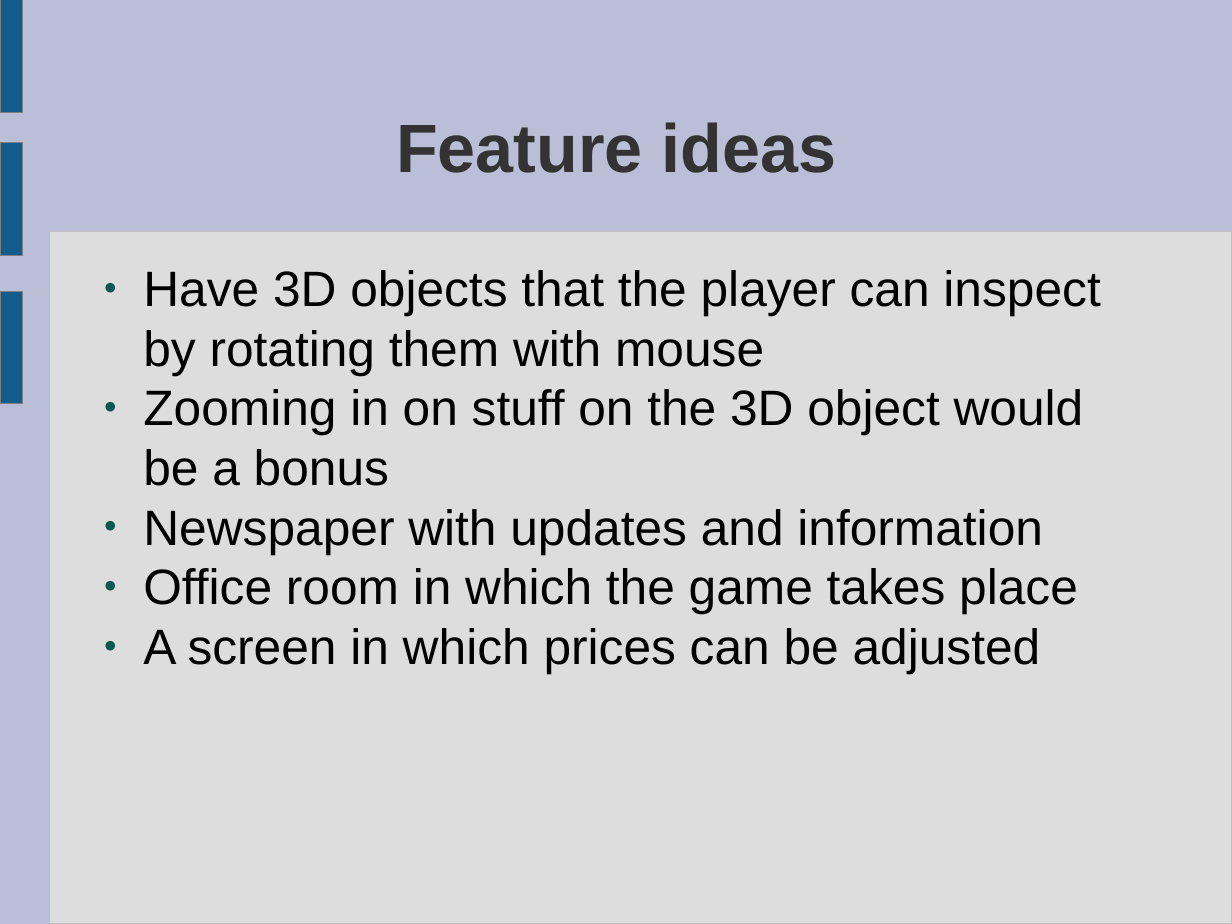
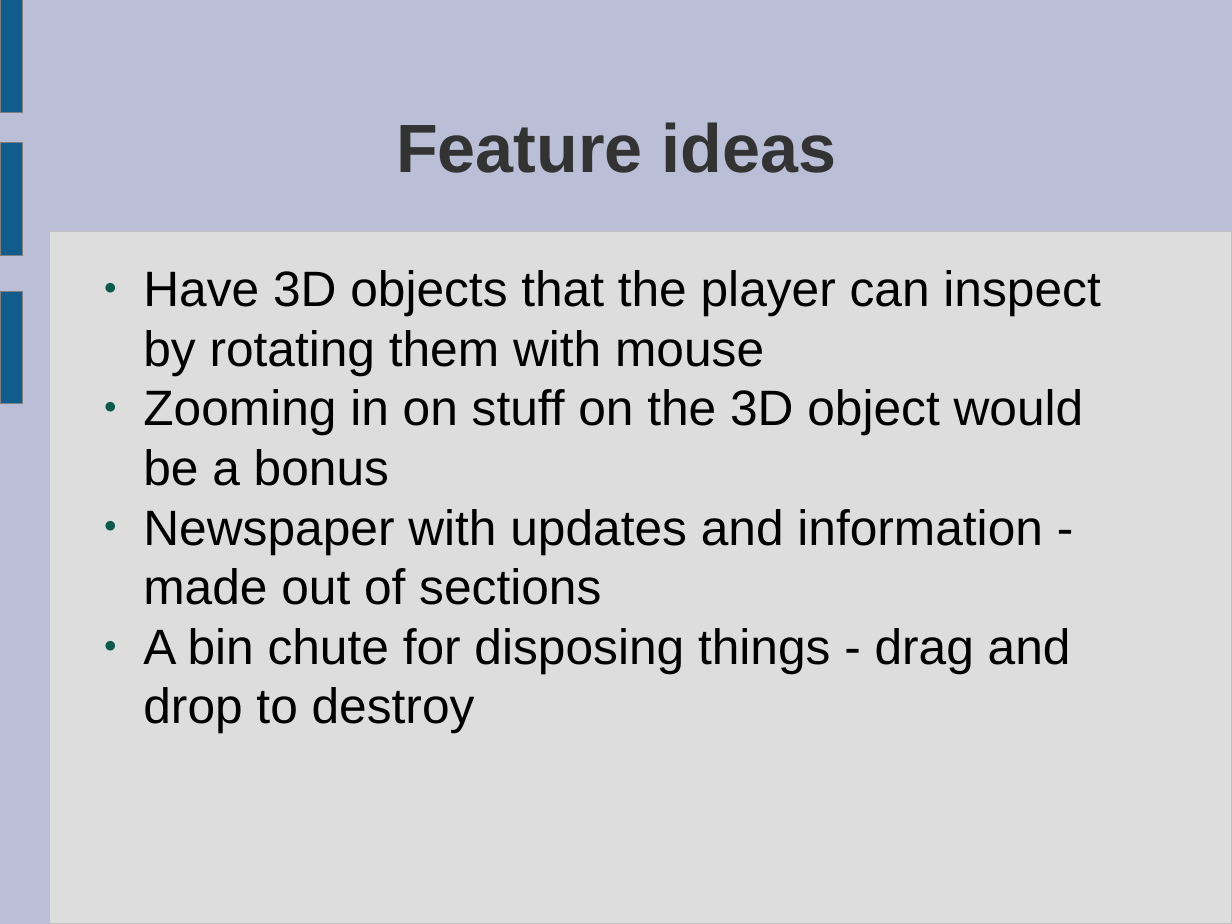
Before and after one commit to ktosox/JingleGameJam2024, a slide deck: slide 6 of GDD.odp. Drawn at 1232x924 pixels with LibreOffice and Linux fonts; fonts in the diff are those of the drawing. Boxes give left, top, right and bottom in pixels: in the first picture for what was removed or moved away, otherwise in the second. Text is boxed around its words. In the diff, an @@ line names an element or a change of style, - is before the commit and + after.

```diff
--- a/GDD.odp
+++ b/GDD.odp
@@ text at (143,509,1071,733): text changed @@
-● Newspaper with updates and information
-● Office room in which the game takes place
-● A screen in which prices can be adjusted
+● Newspaper with updates and information - made out of sections
+● A bin chute for disposing things - drag and drop to destroy
```
Also in this commit, not shown: 3 other slides changed, 2 slides added, 1 slide removed.
